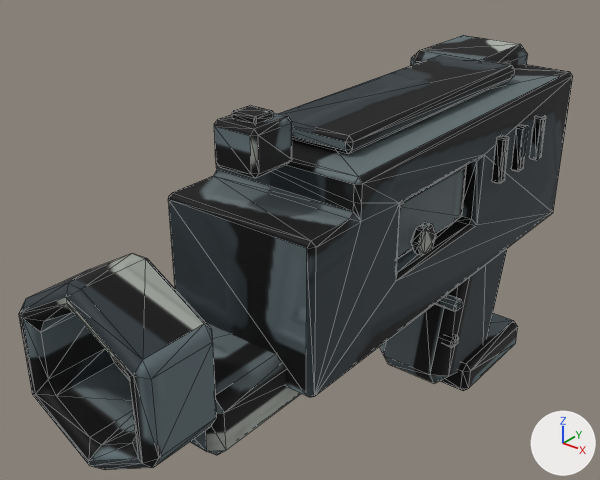
One commit to the glTF model public/assets/models/pistol.glb: the scene before it, then after it.
Camera for both pictures: a camera (50 mm lens) standing at (0.475, -0.817, 0.397) and looking at (-0.07, -0.136, -0.026). The lights are fixed; the arrows at lower right show +X, +Y and +Z. The older version comes first. Mesh edges are drawn as thin lines. Vertices at exactly the same position are counted once.

The first picture shows 'pistol-original-arsenal'.
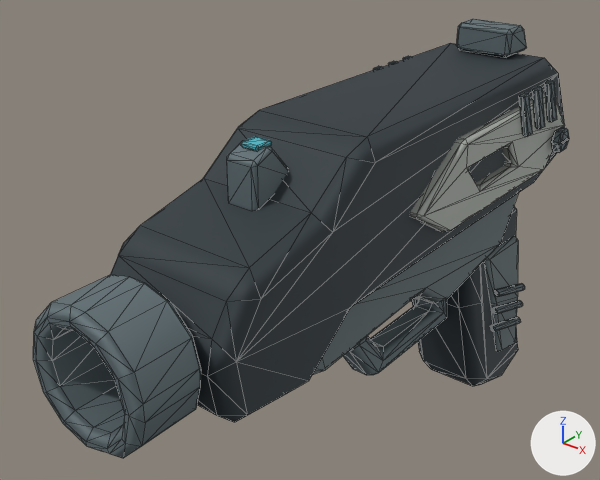
The change, as JSON lines over the scene's bpy script:
```json
{"block": "me_cube_001", "where": "# used by ob_pistol_original_arsenal; location = (0.0, 0.0, 0.0)"}
{"op": "remove", "block": "me_cube_001", "code": "me_cube_001.from_pydata(...)  # 682 vertices, 1276 faces; spans x -0.101..0.101, y -0.503..0.25, z -0.293..0.18"}
{"op": "add", "block": "me_cube_001", "code": "me_cube_001.from_pydata(...)  # 1022 vertices, 1940 faces; spans x -0.113..0.114, y -0.503..0.27, z -0.358..0.185"}
{"block": "me_cube_001", "change": "me_cube_001 part 1: the loose piece of 24 vertices spanning x -0.09..0.02, y 0.11..0.25, z 0.092..0.148 is scaled about its middle by (0.0187, 0.142, 0.0695), then moved by (-0.077, -0.01, -0.068)"}
{"block": "me_cube_001", "change": "me_cube_001 part 2: the loose piece of 36 vertices spanning x 0.089..0.101, y -0.157..-0.123, z 0.011..0.043 is moved by (0.011, 0.31, 0.025)"}
{"block": "me_cube_001", "change": "me_cube_001 part 3: the loose piece of 24 vertices spanning x 0.063..0.078, y -0.167..-0.023, z 0.005..0.069 is scaled about its middle by (0.143, 0.124, 0.0439), then moved by (0.042, 0.265, 0.015)"}
{"block": "me_cube_001", "change": "me_cube_001 part 4: the loose piece of 24 vertices spanning x -0.06..0.06, y -0.415..-0.185, z -0.105..-0.039 is scaled about its middle by (0.176, 0.0859, 0.073), then moved by (0.0, 0.014, 0.22)"}
{"block": "me_cube_001", "change": "me_cube_001 part 5: the loose piece of 78 vertices spanning x -0.09..0.09, y -0.32..0.23, z -0.075..0.125 is rebuilt with 62 vertices and now spans x -0.084..0.084, y -0.427..0.253, z -0.072..0.148"}
{"block": "me_cube_001", "change": "me_cube_001 part 6: the loose piece of 72 vertices spanning x -0.079..0.079, y -0.503..-0.422, z -0.08..0.092 is rebuilt with 104 vertices and now spans x -0.067..0.067, y -0.503..-0.426, z -0.061..0.072"}
{"block": "me_cube_001", "change": "me_cube_001 part 7: the loose piece of 24 vertices spanning x -0.055..0.055, y 0.008..0.202, z -0.293..0.003 is rebuilt with 42 vertices and now spans x -0.057..0.057, y 0.046..0.27, z -0.358..-0.038"}
{"block": "me_cube_001", "change": "me_cube_001 part 8: 10 loose pieces with 240 vertices, spanning x -0.058..0.1, y -0.303..0.148, z -0.207..0.18, are deleted"}
{"block": "me_cube_001", "change": "me_cube_001 part 9: 96 vertices removed from x -0.07..0.07, y -0.317..0.211, z -0.291..0.174; 634 vertices added at x -0.103..0.103, y -0.331..0.224, z -0.299..0.185"}
{"block": "me_cube_001", "change": "other edits to the shape of me_cube_001 do not show in these pictures"}
```

Changed parts and their boxes (x1, y1, x2, y2) in the pictures (600 x 480 px; the box of a moved part takes in the faces that stretch with it):
```json
{"object": "pistol-original-arsenal", "change": "reshaped", "before": [19, 35, 573, 470], "after": [33, 19, 569, 458]}
{"part": 1, "of": "me_cube_001", "change": "moved or reshaped", "before": [411, 35, 528, 68], "on screen": "not visible afterwards"}
{"part": 2, "of": "me_cube_001", "change": "moved or reshaped", "before": [411, 222, 436, 255], "after": [551, 127, 569, 153]}
{"part": 3, "of": "me_cube_001", "change": "moved or reshaped", "before": [397, 166, 467, 258], "after": [562, 138, 569, 144]}
{"part": 4, "of": "me_cube_001", "change": "moved or reshaped", "before": [190, 322, 301, 455], "after": [241, 136, 272, 151]}
{"part": 5, "of": "me_cube_001", "change": "rebuilt", "before": [168, 64, 573, 397], "after": [110, 43, 565, 422], "on screen": "12% wider, 14% taller"}
{"part": 6, "of": "me_cube_001", "change": "rebuilt", "before": [19, 254, 216, 470], "after": [33, 275, 201, 458], "on screen": "15% narrower, 15% shorter"}
{"part": 7, "of": "me_cube_001", "change": "rebuilt", "before": [380, 249, 507, 384], "after": [412, 207, 518, 386]}
{"part": 8, "of": "me_cube_001", "change": "deleted", "before": [232, 55, 546, 348]}
{"part": 9, "of": "me_cube_001", "change": "reshaped", "before": [214, 113, 518, 391], "after": [227, 19, 564, 375]}
```
